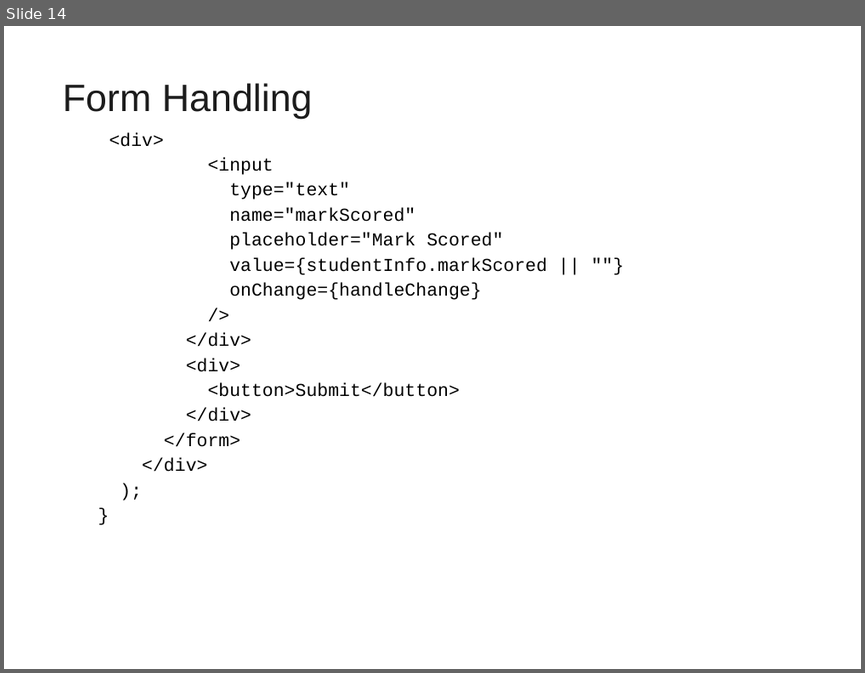
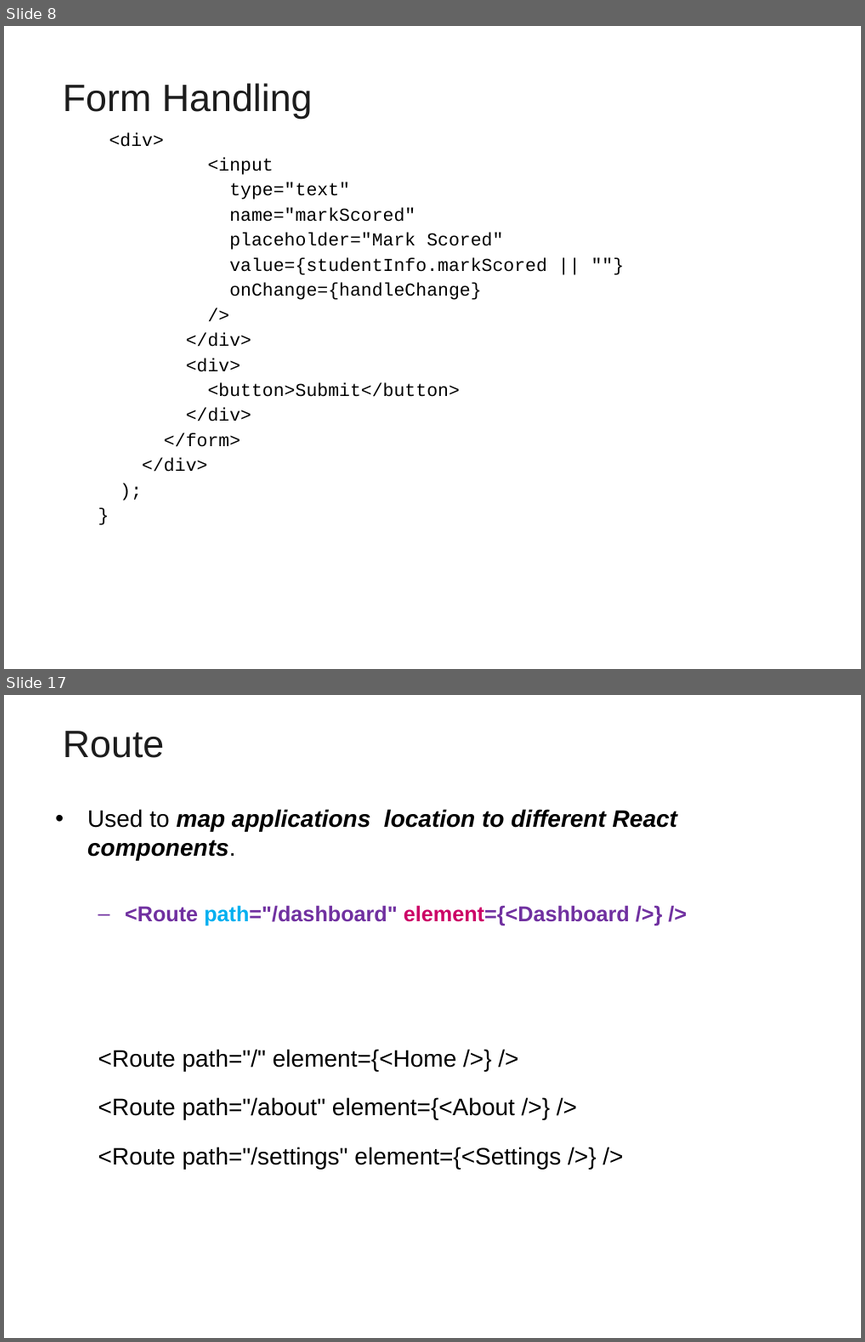
Before and after one commit to vatsanTraining/freshers_dec_2021, a slide deck: ReactJS_Module2.ppt. Shown one above the other, each under a label of ours: slide 14 before the commit, slides 8 and 17 after it; the slides between them are not shown. The pictures are 865x673 and 865x1342 pixels, drawn with LibreOffice and Linux fonts; fonts in the diff are those of the drawing; background and template pictures are left out. Boxes give left, top, right and bottom in pixels: in the first picture for what was removed or moved away, otherwise in the second. Text is boxed around its words. In the diff, an @@ line names an element or a change of style, - is before the commit and + after.

```diff
--- a/ReactJS_Module2.ppt
+++ b/ReactJS_Module2.ppt
@@ slide 17 added at (x1=4, y1=695, x2=861, y2=1338), background picture (left out) @@
@@ title added at (x1=63, y1=731, x2=164, y2=758), 32 pt, text #1C1C1C @@
+Route
@@ text added at (x1=87, y1=809, x2=677, y2=1168), 20 pt, text #000000 @@
+• Used to map applications location to different React components.
+  – <Route path="/dashboard" element={<Dashboard />} />
+  <Route path="/" element={<Home />} />
+  <Route path="/about" element={<About />} />
+  <Route path="/settings" element={<Settings />} />
@@ what was slide 14 is now slide 8 @@
```
Also in this commit, not shown: 1 slide changed, 17 other slides added, 5 slides removed.
